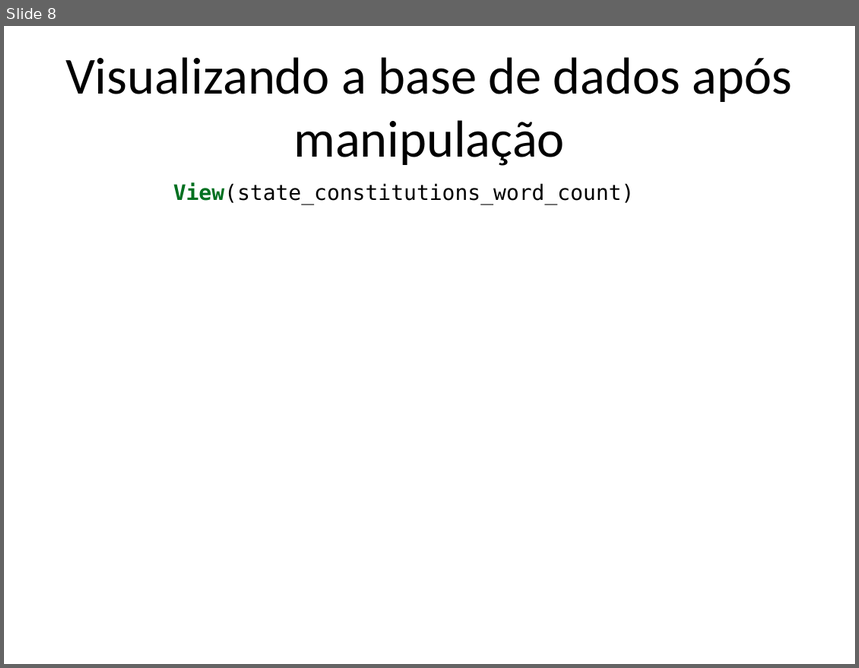
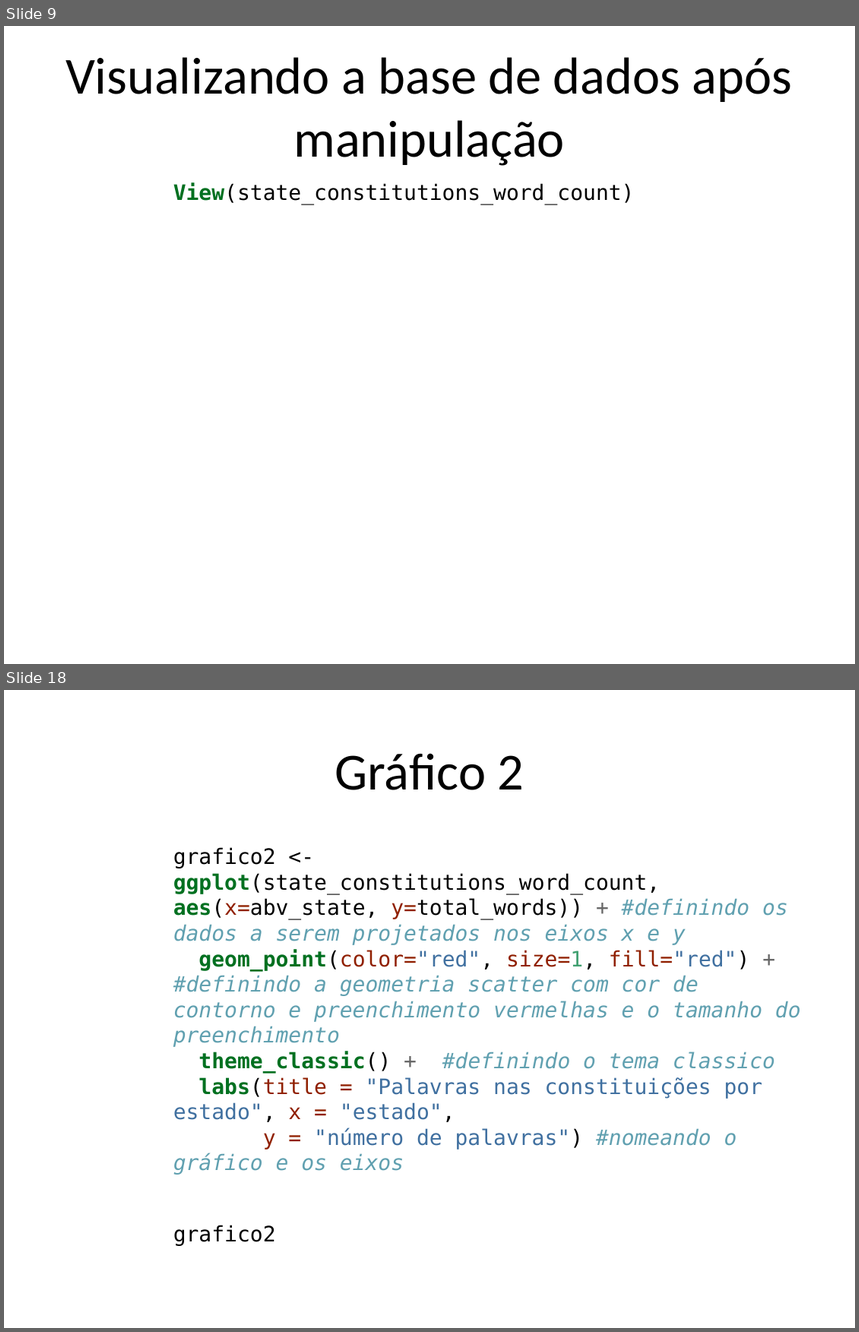
Before and after one commit to bmlmp/lista3_metodos, a slide deck: lista_3_apresentacao.pptx. Shown one above the other, each under a label of ours: slide 8 before the commit, slides 9 and 18 after it; the slides between them are not shown. The pictures are 859x668 and 859x1332 pixels, drawn with LibreOffice and Linux fonts; fonts in the diff are those of the drawing. Boxes give left, top, right and bottom in pixels: in the first picture for what was removed or moved away, otherwise in the second. Text is boxed around its words. In the diff, an @@ line names an element or a change of style, - is before the commit and + after.

```diff
--- a/lista_3_apresentacao.pptx
+++ b/lista_3_apresentacao.pptx
@@ slide 18 added at [4, 690, 855, 1328], background #FFFFFF @@
@@ title added at [335, 753, 525, 790], 44 pt, text #000000 @@
+Gráfico 2
@@ text added at [173, 847, 801, 1246], 18 pt, text #60A0B0 @@
+grafico2 <- ggplot(state_constitutions_word_count, aes(x=abv_state, y=total_words)) + #definindo os dados a serem projetados nos eixos x e y
+geom_point(color="red", size=1, fill="red") + #definindo a geometria scatter com cor de contorno e preenchimento vermelhas e o tamanho do preenchimento
+theme_classic() + #definindo o tema classico
+labs(title = "Palavras nas constituições por estado", x = "estado",
+y = "número de palavras") #nomeando o gráfico e os eixos
+grafico2
@@ what was slide 8 is now slide 9 @@
```
Also in this commit, not shown: 5 slides changed, 7 other slides added, 1 slide removed, 1 other file.
